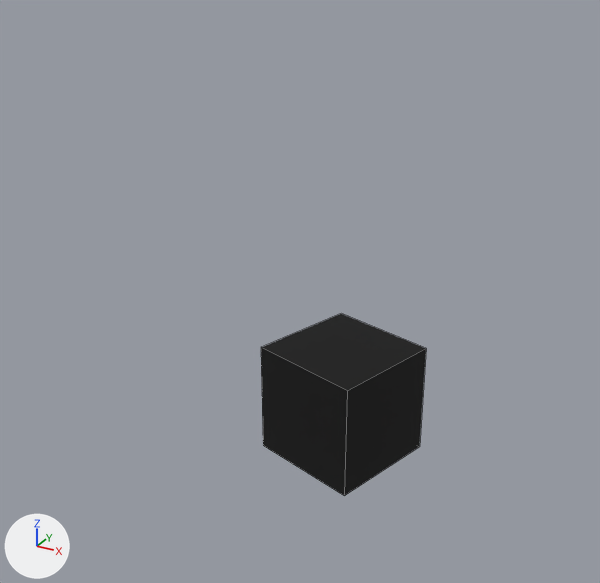
Two versions of the OBJ model models/CornellBox/CornellBox-Glass.obj, one commit apart.
Rendered twice from a camera (50 mm lens) standing at (1.97, -3.82, 2.59) and looking at (-0.06, -0.13, 0.74). The axes (+X, +Y, +Z) are drawn at lower left. The lights are the same throughout. Mesh edges are drawn as thin lines. Where no turn or scale is listed for an object, it has been applied to the vertices. Vertices at the same position are counted once.

The first picture shows 'CornellBox-Glass'.
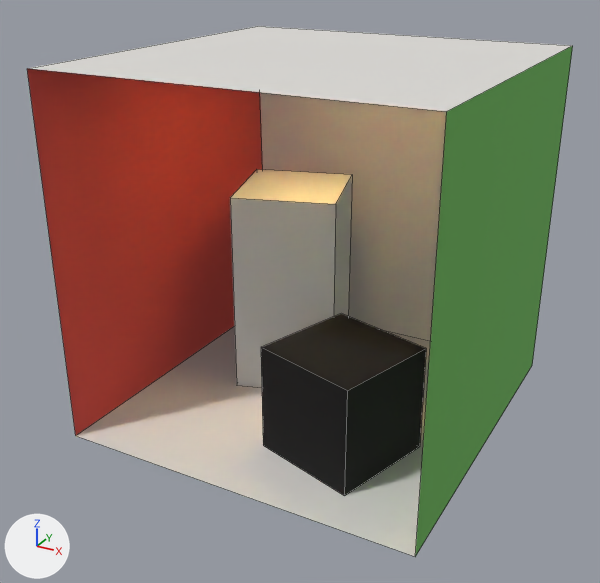
Changed parts and their boxes (x1, y1, x2, y2) in the pictures (600 x 583 px):
'CornellBox-Glass', reshaped (230% wider, 191% taller)
    before: (261, 314, 426, 496)
    after: (27, 26, 573, 557)
part 1 of me_cornellbox_glass, added
    after: (27, 26, 573, 557)

Diff of the bpy script that builds the scene:
```diff
--- a/models/CornellBox/CornellBox-Glass.obj.py
+++ b/models/CornellBox/CornellBox-Glass.obj.py
@@ me_cornellbox_glass @@
-me_cornellbox_glass.from_pydata(...)  # 8 vertices, 6 faces; spans x -0.05..0.7, y -0.75..0.0, z 0.0..0.6
+me_cornellbox_glass.from_pydata(...)  # 28 vertices, 17 faces; spans x -1.02..1.0, y -0.99..1.04, z 0.0..1.99
+# me_cornellbox_glass part 1
+# 20 vertices are added at x -1.02..1.0, y -0.99..1.04, z 0.0..1.99
+# 1 new face joins them, mat_floor (light grey #dddbd7)
+# 1 new face joins them, mat_ceiling (light grey #dddbd7)
+# 1 new face joins them, mat_backwall (light grey #dddbd7)
+# 1 new face joins them, mat_rightwall (green #69b355)
+# 1 new face joins them, mat_leftwall (red #d0483f)
+# 5 new faces join them, mat_tallbox (light grey #dddbd7)
+# 1 new face joins them, mat_light (white #e5e5e5)
 me_cornellbox_glass.materials.append(mat_shortbox)
+me_cornellbox_glass.materials.append(mat_floor)  # light grey #dddbd7
+me_cornellbox_glass.materials.append(mat_ceiling)  # light grey #dddbd7
+me_cornellbox_glass.materials.append(mat_backwall)  # light grey #dddbd7
+me_cornellbox_glass.materials.append(mat_rightwall)  # green #69b355
+me_cornellbox_glass.materials.append(mat_leftwall)  # red #d0483f
+me_cornellbox_glass.materials.append(mat_tallbox)  # light grey #dddbd7
+me_cornellbox_glass.materials.append(mat_light)  # white #e5e5e5
```
